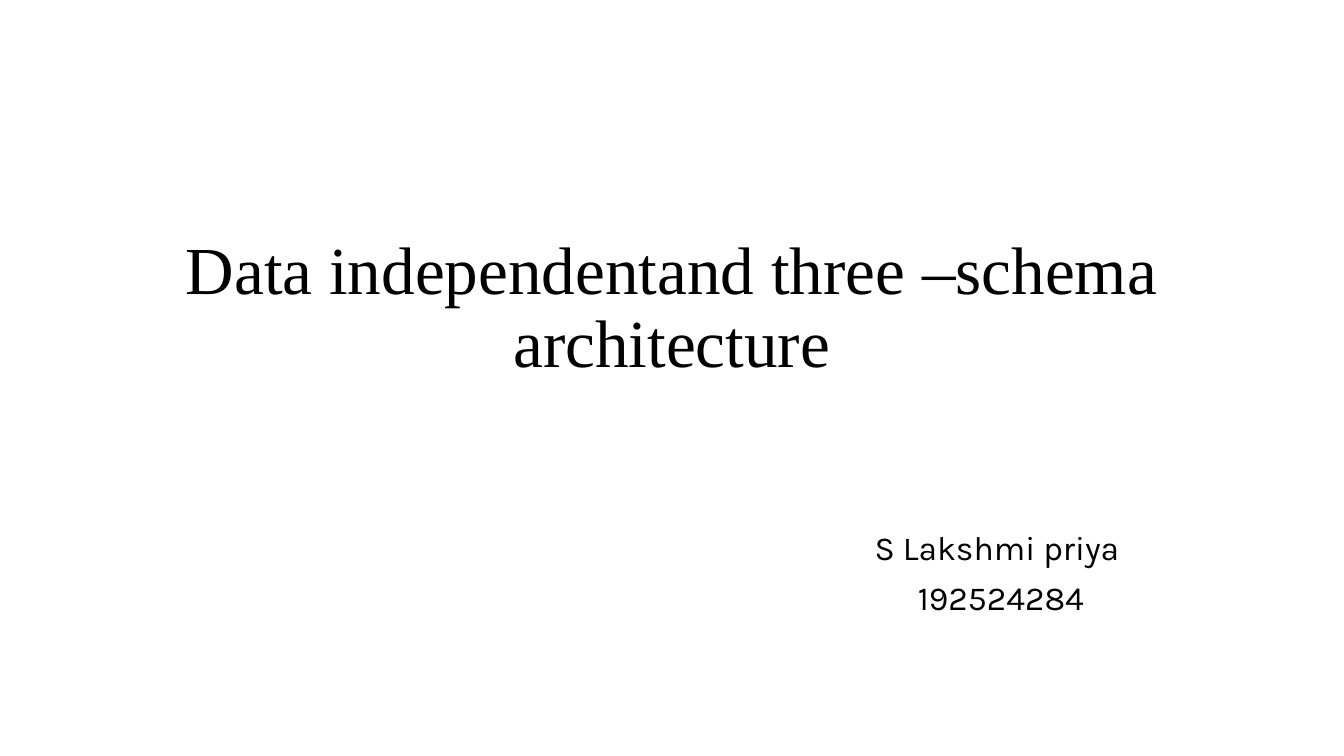
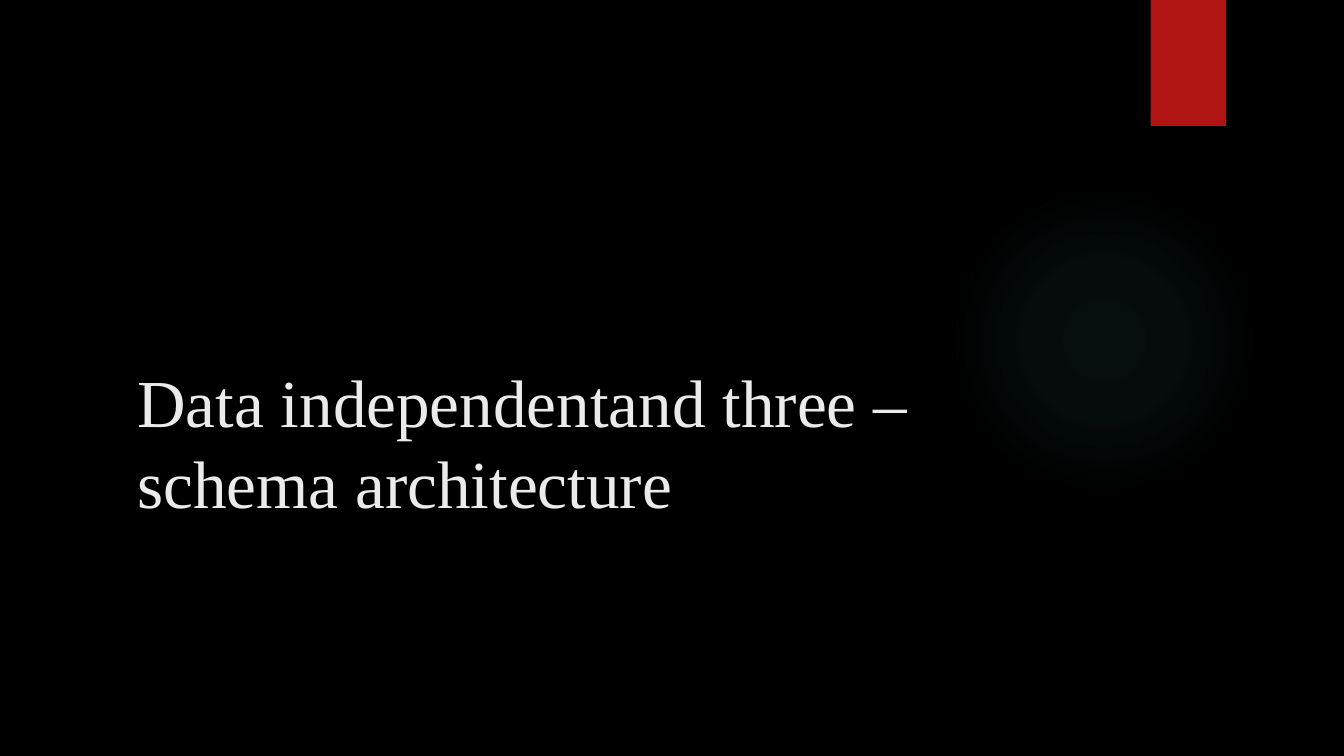
Before and after one commit to priyasiddapu-create/csa-0504-dbms, a slide deck: slide 9 of dbms ppt.pptx. Drawn at 1344x756 pixels with LibreOffice and Linux fonts; fonts in the diff are those of the drawing; background and template pictures are left out. Boxes give left, top, right and bottom in pixels: in the first picture for what was removed or moved away, otherwise in the second. Text is boxed around its words. In the diff, an @@ line names an element or a change of style, - is before the commit and + after.

```diff
--- a/dbms ppt.pptx
+++ b/dbms ppt.pptx
@@ background #FFFFFF to picture (left out) @@
@@ rectangle added at (x1=1150, y1=0, x2=1226, y2=126), fill #B01513 @@
@@ title "Data independentand three –schema architecture" moved from (x1=186, y1=247, x2=1157, y2=368) to (x1=137, y1=380, x2=857, y2=509) @@
@@ title "Data independentand three –schema architecture" at (x1=137, y1=380, x2=857, y2=509): text colour #000000 to #EBEBEB; alignment centre to left; line spacing 0.9 to 1 @@
@@ ellipse added at (x1=949, y1=185, x2=1259, y2=495), fill gradient #50B9C1 @@
@@ subtitle removed at (x1=875, y1=537, x2=1119, y2=611) @@
-S Lakshmi priya
-192524284
```
Also in this commit, not shown: 19 other slides changed, 1 slide added.
